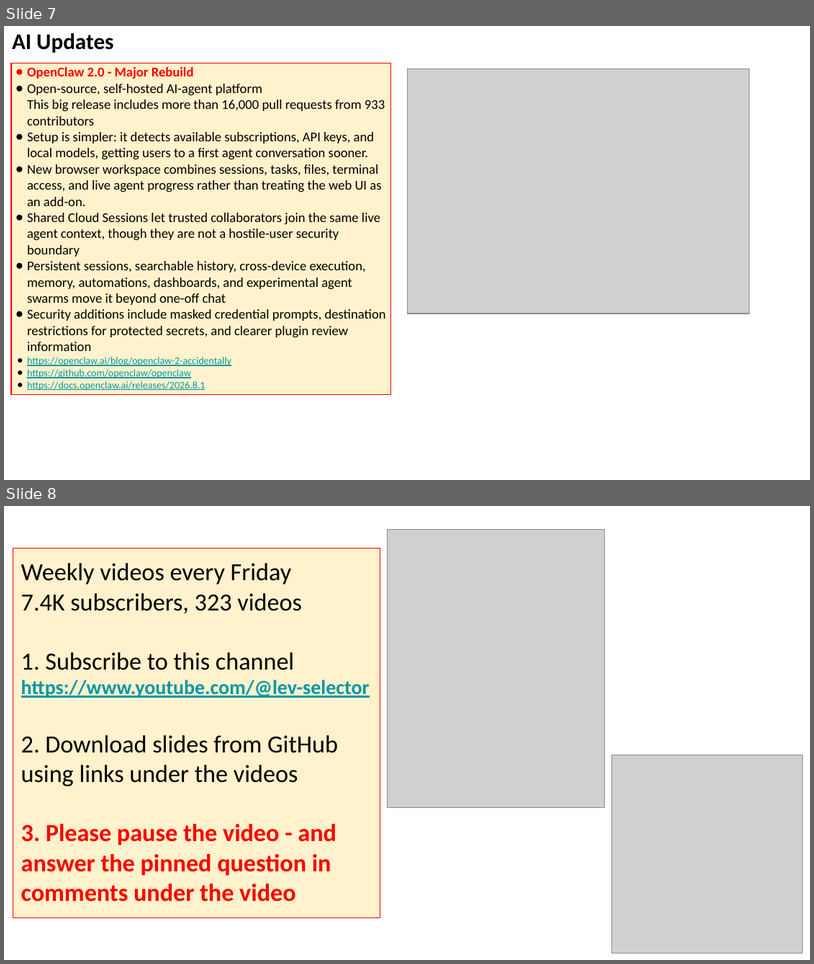
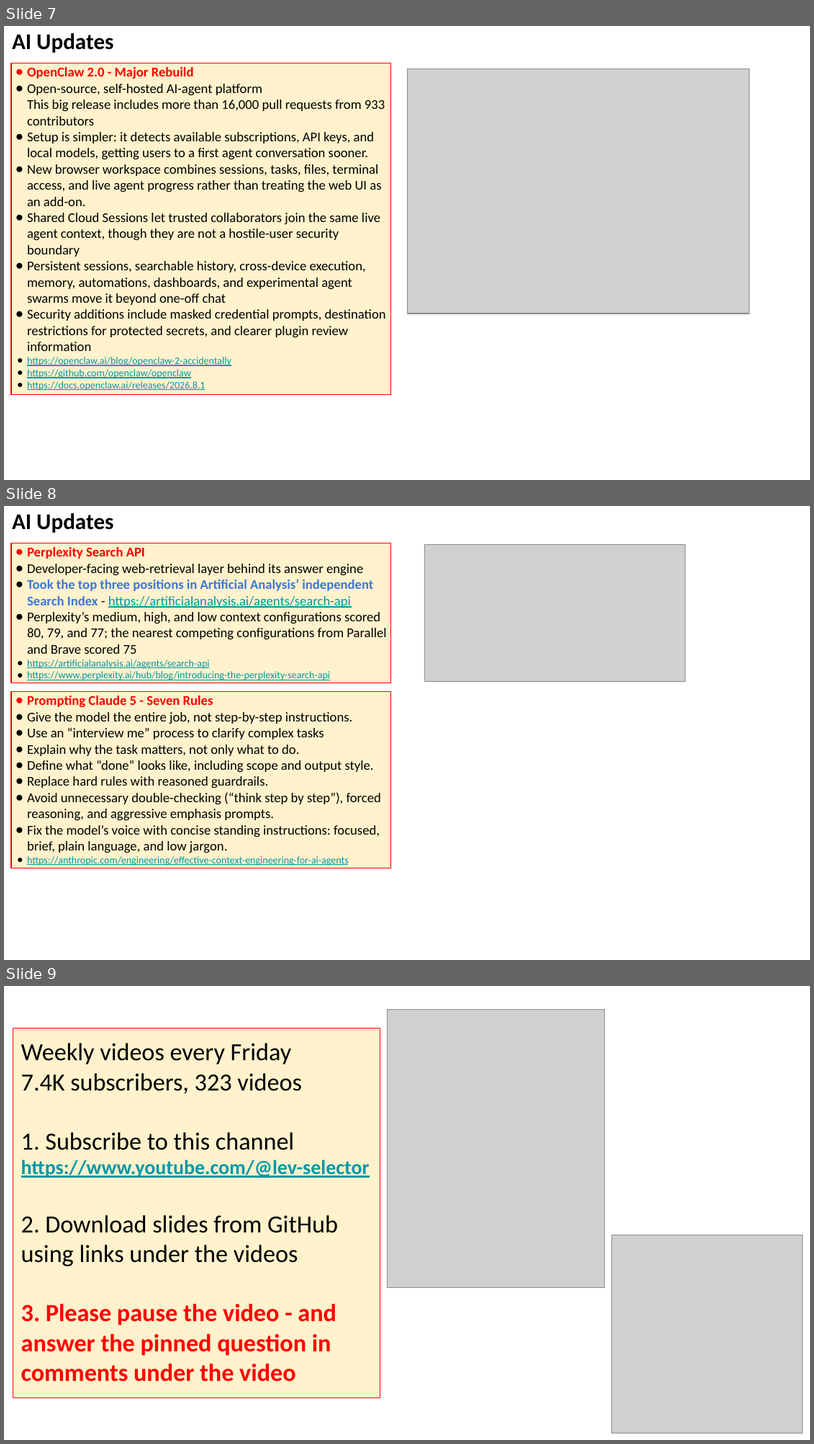
Before and after one commit to lselector/seminar, a slide deck: 2026/2026-09-04-AI-Updates.pptx. Shown one above the other, each under a label of ours: slides 7 and 8 before the commit, slides 7, 8 and 9 after it. The pictures are 814x964 and 814x1444 pixels, drawn with LibreOffice and Linux fonts; fonts in the diff are those of the drawing; grey boxes stand for pictures. Boxes give left, top, right and bottom in pixels: in the first picture for what was removed or moved away, otherwise in the second. Text is boxed around its words. In the diff, an @@ line names an element or a change of style, - is before the commit and + after.

```diff
--- a/2026/2026-09-04-AI-Updates.pptx
+++ b/2026/2026-09-04-AI-Updates.pptx
@@ slide 8 added at [4, 506, 810, 960], background #FFFFFF @@
@@ text added at [12, 513, 113, 533], 20 pt, text #000000, bold @@
+AI Updates
@@ rectangle added at [11, 543, 391, 683], fill #FFF2CC, outline #FF0000 0.75 pt, 12 pt, text #000000 @@
+● Perplexity Search API
+● Developer-facing web-retrieval layer behind its answer engine
+● Took the top three positions in Artificial Analysis’ independent Search Index - https://artificialanalysis.ai/agents/search-api
+● Perplexity’s medium, high, and low context configurations scored 80, 79, and 77; the nearest competing configurations from Parallel and Brave scored 75
+● https://artificialanalysis.ai/agents/search-api
+● https://www.perplexity.ai/hub/blog/introducing-the-perplexity-search-api
@@ picture added at [425, 545, 685, 682] @@
@@ rectangle added at [11, 692, 391, 868], fill #FFF2CC, outline #FF0000 0.75 pt, 12 pt, text #000000 @@
+● Prompting Claude 5 - Seven Rules
+● Give the model the entire job, not step-by-step instructions.
+● Use an “interview me” process to clarify complex tasks
+● Explain why the task matters, not only what to do.
+● Define what “done” looks like, including scope and output style.
+● Replace hard rules with reasoned guardrails.
+● Avoid unnecessary double-checking (“think step by step”), forced reasoning, and aggressive emphasis prompts.
+● Fix the model’s voice with concise standing instructions: focused, brief, plain language, and low jargon.
+● https://anthropic.com/engineering/effective-context-engineering-for-ai-agents
@@ what was slide 8 is now slide 9 @@
```
Also in this commit, not shown: 8 slides changed, 1 other slide added.
